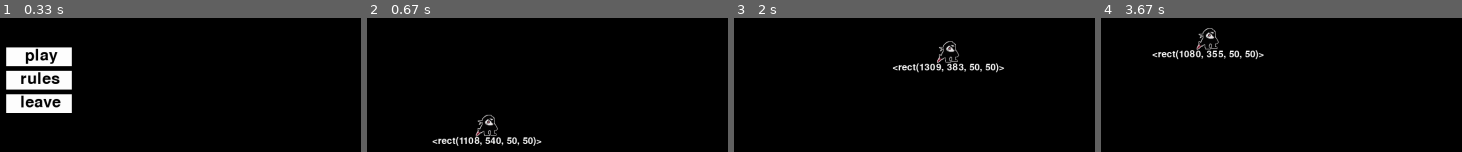
Above: before the commit, frames 1-4 (left to right).
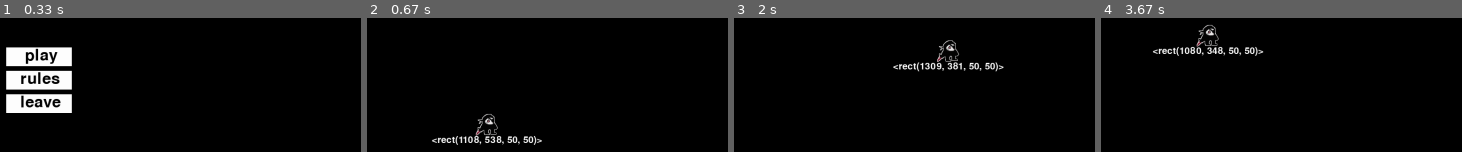
Above: after the commit, the same moments.

Repository: myatnyi/pygame-project
Game: pygame game, started from main.py
The game is run twice, just before and just after one commit, with the same random seed, the same clock (stepped at 60 frames per second) and the same inputs.
Inputs (mouse positions are in pixels of both pictures, inside the frame that each line leads up to):
- Up to frame 1 (0.33 s): no input
- Up to frame 2 (0.67 s): hold Right from 0.33 s (still down)
- Up to frame 3 (2 s): release Right at 0.8 s; hold Up 0.83-1.13 s; move the mouse to (741, 135) at 0.87 s; hold Right 1.17-1.63 s; hold Left from 1.67 s (still down)
- Up to frame 4 (3.67 s): release Left at 2.2 s; hold Down 2.23-2.53 s; hold Left 2.57-2.97 s; hold Up 3-3.37 s; hold Right from 3.4 s (still down)

Frame 1 is identical in both runs. In frame 2, 1.6% of the frame differs, in the area x 18-49%, y 71-96%; in frame 3, 1.6%; in frame 4, 2.1%, in the area x 14-46%, y 5-31%.

Commit message:
небольшой bounce для анимации ходьбы

Diff:
--- a/main.py
+++ b/main.py
@@ -30,6 +30,7 @@
         self.cur_frame = 0
         self.image = self.frames[self.cur_frame]
         self.rect = self.rect.move(x, y)
+        self.info = ''
 
     def load_image(self, name):
         fullname = os.path.join('data', name)
@@ -53,7 +54,7 @@
         self.change_frame(self.frames, 1)
 
     def change_frame(self, frames, speed_coef):
-        self.cur_frame = (self.cur_frame + speed_coef) % len(frames)
+        self.cur_frame = round((self.cur_frame + speed_coef) % len(frames), 1)
         self.image = frames[math.trunc(self.cur_frame)]
 
 
@@ -64,12 +65,17 @@
         self.ACCELERATION = 0
         self.FRICTION = 0
         self.GRAVITY = 0
+        self.FALL_GRAVITY = 0
+        self.BOUNCE_FORCE = 0
         self.direction = pygame.math.Vector2(0, 0)
         self.velocity = pygame.math.Vector2(0, 0)
+        self.bounce_vel = 0
+        self.bounce_dist = 0
 
     def update(self):
         self.change_frame(self.frames, 1)
         self.move_towards()
+        self.bounce_towards()
 
     def move_towards(self):
         if self.direction.length() != 0:
@@ -80,6 +86,13 @@
         elif self.velocity.length() != 0:
             self.velocity.scale_to_length(math.trunc(self.velocity.length() * self.FRICTION))
         self.rect = self.rect.move(self.velocity.x, self.velocity.y)
+
+    def bounce_towards(self):
+        self.rect = self.rect.move(0, self.bounce_dist)
+        self.bounce_dist = self.bounce_dist + self.bounce_vel \
+            if self.bounce_vel != 0 else self.bounce_dist * self.FALL_GRAVITY
+        self.rect = self.rect.move(0, -self.bounce_dist)
+        self.bounce_vel = math.trunc(self.bounce_vel * self.GRAVITY)
 
 
 class Player(MovementObject):
@@ -102,6 +115,8 @@
         self.ACCELERATION = 2
         self.FRICTION = 0.9
         self.GRAVITY = 0.9
+        self.FALL_GRAVITY = 0.75
+        self.BOUNCE_FORCE = 4
 
     def update(self):
         match self.state:
@@ -123,12 +138,13 @@
                 self.attack_animation()
             case PlayerSM.SHIELD:
                 self.shield_animation()
-        self.rect = self.rect.move(0, 0)
+        self.info = self.rect
 
 # функции состояний
     def move_towards(self):
         self.state = PlayerSM.WALK
         self.calculate_direction()
+        self.bounce_towards()
         super().move_towards()
 
     def attack(self):
@@ -174,7 +190,8 @@
 
     def walk_animation(self):
         self.change_frame(self.walk_sheet, 0.2)
-
+        if self.cur_frame == 2:
+            self.bounce_vel += self.BOUNCE_FORCE
 
     def attack_animation(self):
         # код
@@ -260,7 +277,7 @@
         all_sprites.update()
 
         if DEBUG:
-            string_rendered = font.render(str(player.rect), True, 'white')
+            string_rendered = font.render(str(player.info), True, 'white')
             intro_rect = string_rendered.get_rect()
             intro_rect.top = player.rect.y + 50
             intro_rect.x = player.rect.x + player.rect.width // 2 - intro_rect.width // 2
